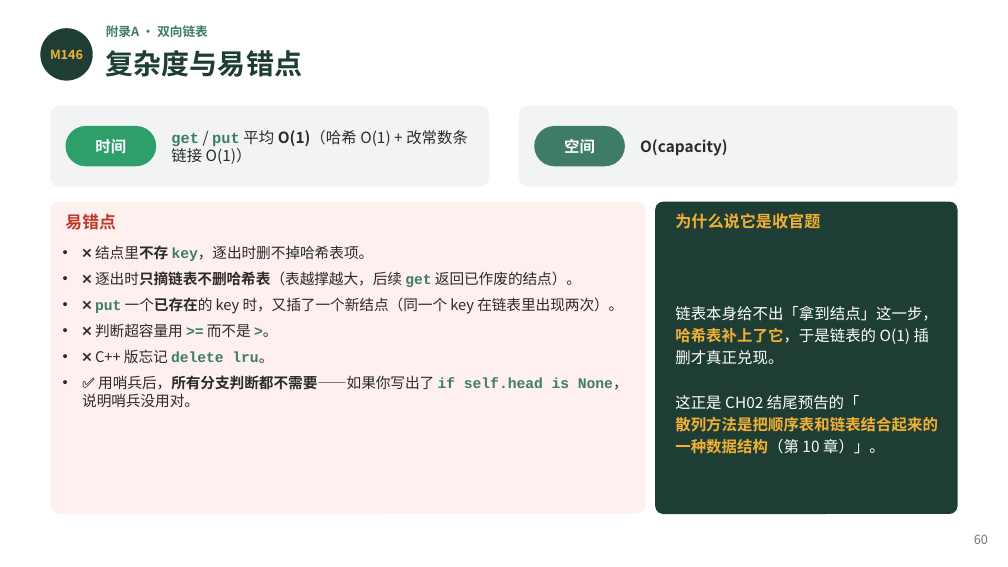
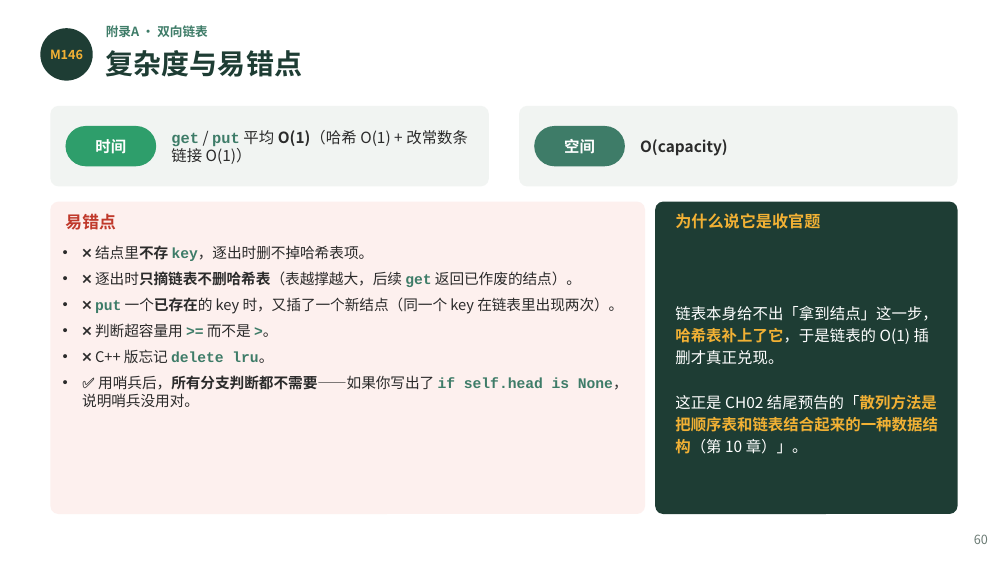
Before and after one commit to GMyhf/2026fall-cs201cq, a slide deck: slide 61 of courseware/202609_DSA_02_Linear_List.pptx. Drawn at 1008x567 pixels with LibreOffice and Linux fonts; fonts in the diff are those of the drawing. Boxes give left, top, right and bottom in pixels: in the first picture for what was removed or moved away, otherwise in the second. Text is boxed around its words. In the diff, an @@ line names an element or a change of style, - is before the commit and + after.

```diff
--- a/courseware/202609_DSA_02_Linear_List.pptx
+++ b/courseware/202609_DSA_02_Linear_List.pptx
@@ text at box(675, 395, 938, 454): text changed @@
-这正是 CH02 结尾预告的「
-散列方法是把顺序表和链表结合起来的一种数据结构（第 10 章）」。
+这正是 CH02 结尾预告的「散列方法是把顺序表和链表结合起来的一种数据结构（第 10 章）」。
```
Also in this commit, not shown: 9 other slides changed.
